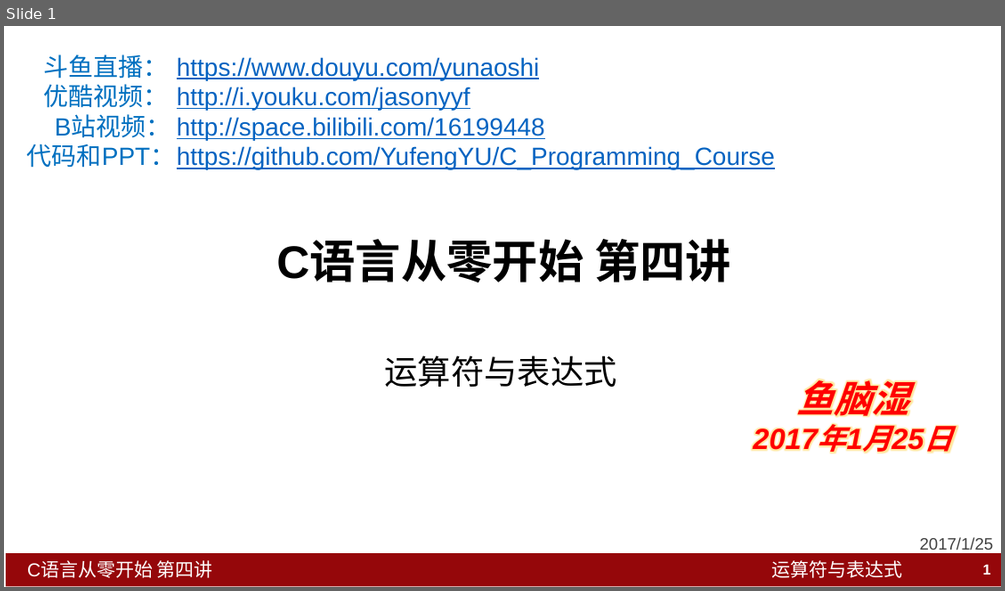
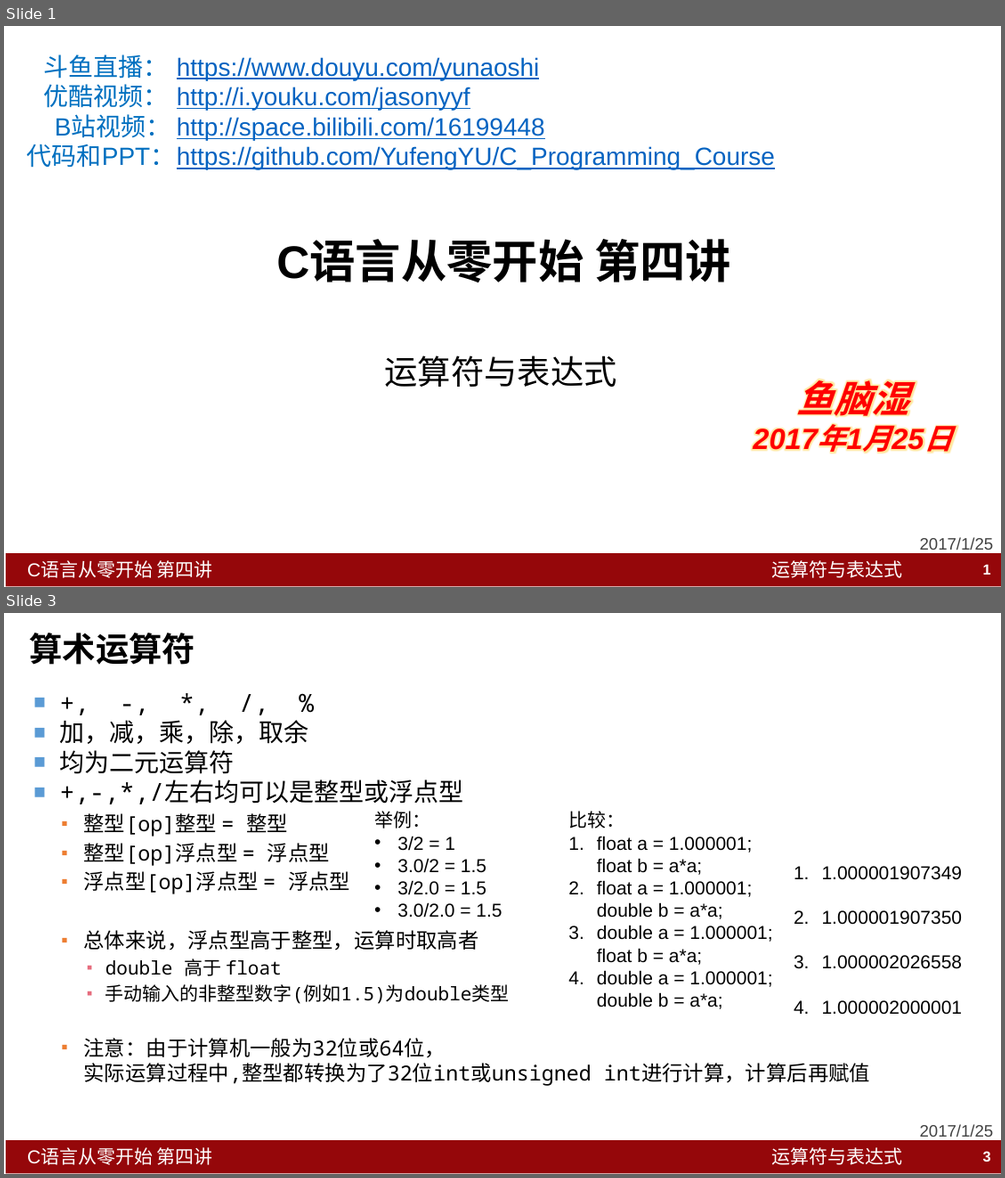
Before and after one commit to YufengYU/C_Programming_Course, a slide deck: Lesson4_Expression/C语言从零开始_第四讲_运算符与表达式.pptx. Shown one above the other, each under a label of ours: slide 1 before the commit, slides 1 and 3 after it; the slides between them are not shown. The pictures are 1005x591 and 1005x1178 pixels, drawn with LibreOffice and Linux fonts; fonts in the diff are those of the drawing. Boxes give left, top, right and bottom in pixels: in the first picture for what was removed or moved away, otherwise in the second. Text is boxed around its words. In the diff, an @@ line names an element or a change of style, - is before the commit and + after.

```diff
--- a/Lesson4_Expression/C语言从零开始_第四讲_运算符与表达式.pptx
+++ b/Lesson4_Expression/C语言从零开始_第四讲_运算符与表达式.pptx
@@ slide 3 added at (4,613,1001,1174), background #FFFFFF; not listed: 3 template elements that a slide beside it also shows @@
@@ title added at (29,633,195,665), 32 pt, text #000000, bold @@
+算术运算符
@@ text added at (60,720,870,1086), 20 pt, text #000000 @@
+■ +, -, *, /, %
+■ 加，减，乘，除，取余
+■ 均为二元运算符
+■ +,-,*,/左右均可以是整型或浮点型
+  ▪ 整型[op]整型 = 整型
+  ▪ 整型[op]浮点型 = 浮点型
+  ▪ 浮点型[op]浮点型 = 浮点型
+  ▪ 总体来说，浮点型高于整型，运算时取高者
+    ▪ double 高于 float
+    ▪ 手动输入的非整型数字(例如1.5)为double类型
+  ▪ 注意：由于计算机一般为32位或64位，
+    实际运算过程中,整型都转换为了32位int或unsigned int进行计算，计算后再赋值
@@ text added at (374,811,502,917), 18 pt, text #000000 @@
+举例：
+• 3/2 = 1
+• 3.0/2 = 1.5
+• 3/2.0 = 1.5
+• 3.0/2.0 = 1.5
@@ text added at (568,811,772,1009), 18 pt, text #000000 @@
+比较：
+1. float a = 1.000001;
+   float b = a*a;
+2. float a = 1.000001;
+   double b = a*a;
+3. double a = 1.000001;
+   float b = a*a;
+4. double a = 1.000001;
+   double b = a*a;
@@ text added at (822,866,963,1014), 18 pt, text #000000 @@
+1. 1.000001907349
+2. 1.000001907350
+3. 1.000002026558
+4. 1.000002000001
@@ text added at (920,1124,994,1136), 16 pt, text #424242 @@
+2017/1/25
@@ page number added at (983,1151,991,1161), 14 pt, text #FFFFFF, bold @@
+3
```
Also in this commit, not shown: 1 slide changed, 8 other slides added, 1 slide removed, 15 other files.
